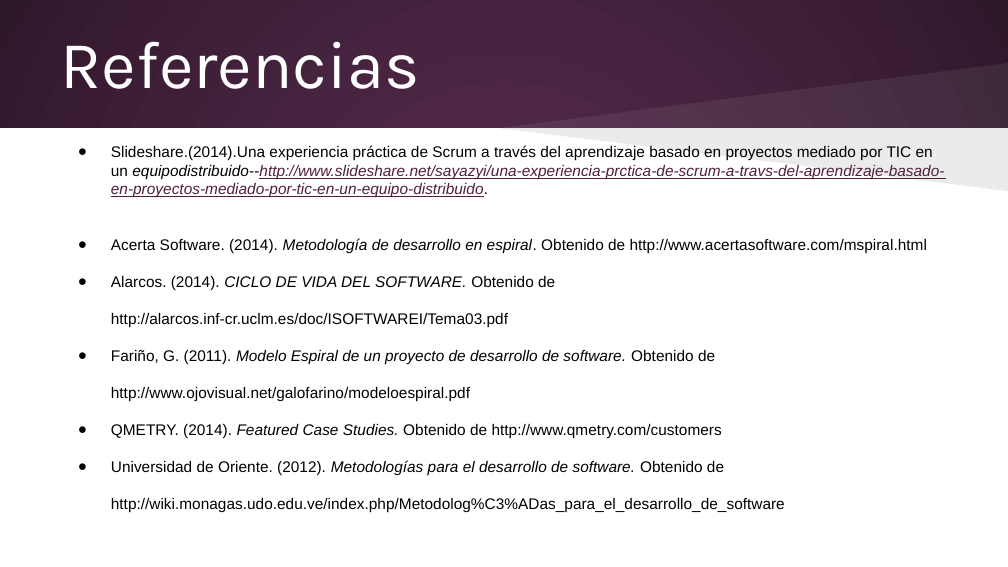
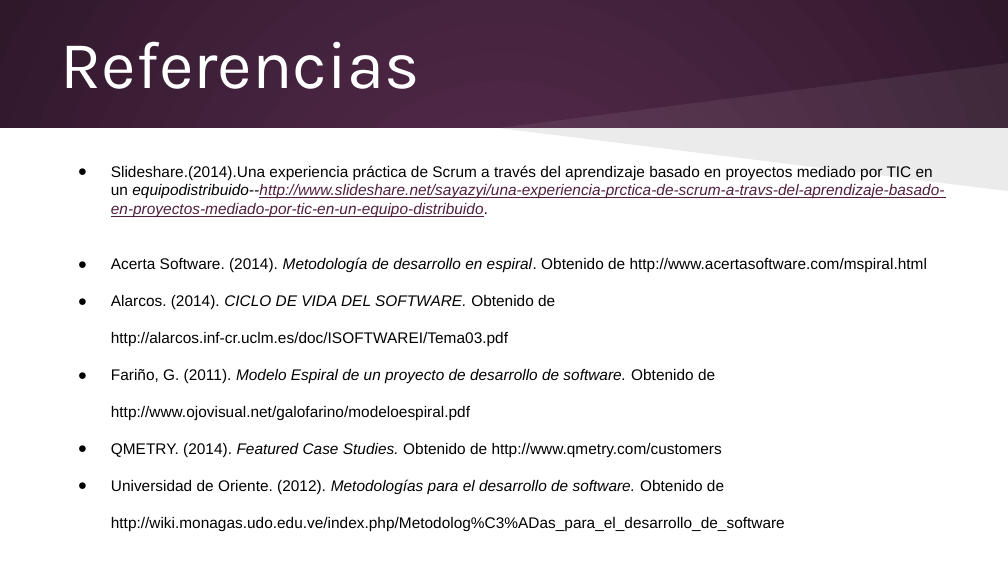
Before and after one commit to elizabethvillalobos/cenfotec-proyecto-1, a slide deck: slide 28 of Entregables/Alvaro/Metodologías de Desarrollo/Presentación viernes 13 de junio.pptx (slide 27 before the commit). Drawn at 1008x567 pixels with LibreOffice and Linux fonts; fonts in the diff are those of the drawing. Boxes give left, top, right and bottom in pixels: in the first picture for what was removed or moved away, otherwise in the second. Text is boxed around its words. In the diff, an @@ line names an element or a change of style, - is before the commit and + after.

```diff
--- a/Entregables/Alvaro/Metodologías de Desarrollo/Presentación viernes 13 de junio.pptx
+++ b/Entregables/Alvaro/Metodologías de Desarrollo/Presentación viernes 13 de junio.pptx
@@ text "Slideshare.(2014).Una experiencia práctica de Scrum ..." moved from (x1=111, y1=145, x2=944, y2=512) to (x1=111, y1=165, x2=944, y2=532) @@
```
Also in this commit, not shown: 16 other slides changed, 1 slide added, 26 other files.
